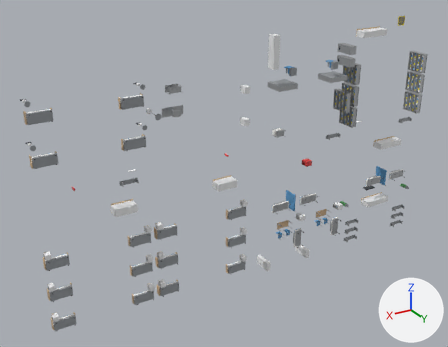
The OBJ model robot/ros2_ws/src/geraldo_description/meshes/hospital/hospital_mobiliario.obj: old version first, new version second.
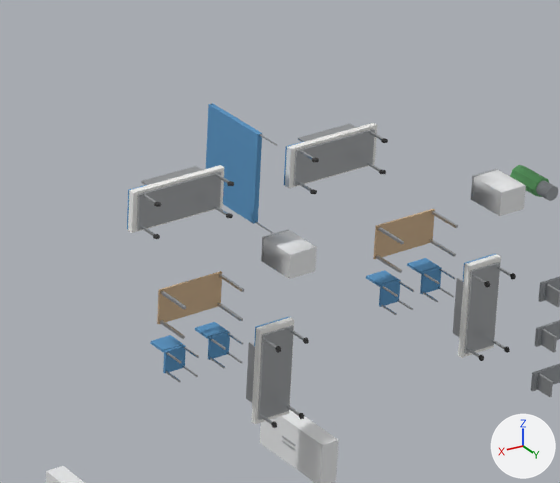
The first picture shows the older version from a 50 mm camera at (53.7, 44.5, 36.9) aimed at (25.7, -2.1, 13.5). The close-ups show the older and then the newer version on the part from 56% to 78% of the width and 49% to 74% of the height of that picture. Only the edits that show in the close-ups are written down. The axes (+X, +Y, +Z) are drawn at lower right. The lights are the same throughout. Where no turn or scale is listed for an object, it has been applied to the vertices. Vertices at exactly the same position are counted once.

In view in the first close-up: 'armario_1', 'cadeira_4', 'cortina_2', 'maca_1', 'maca_2', 'maca_5', 'maca_6', 'mesa_1', 'mesa_2', 'pia_1', 'pia_2', 'planta_2' and 7 more.
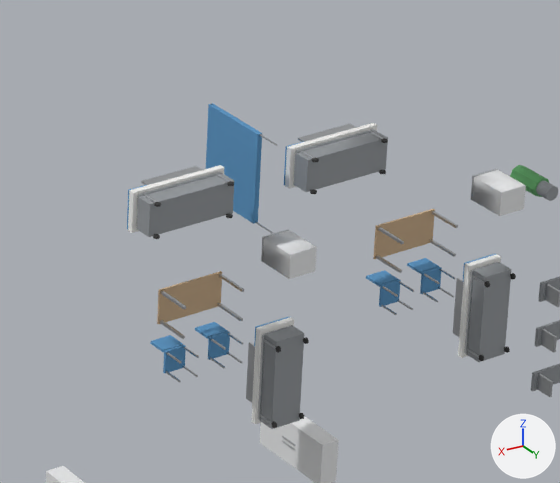
Boxes [x1, y1, x2, y2] around the edits, measured in the close-ups (560 x 483 px):
'maca_2', reshaped
    before: [246, 317, 309, 428]
    after: [246, 317, 309, 429]
'maca_1', reshaped
    before: [453, 254, 516, 361]
    after: [453, 254, 516, 362]
part 1 of me_maca_1, added
    after: [467, 262, 512, 362]
part 2 of me_maca_2, added
    after: [260, 325, 304, 429]
part 3 of me_maca_5, added
    after: [294, 131, 388, 192]
part 4 of me_maca_6, added
    after: [137, 173, 234, 237]

What changed in the scene script:
```text
Change me_maca_1:
    used by ob_maca_1; location = (0.0, 0.0, 0.0)
    remove me_maca_1.from_pydata(...)  # 208 vertices, 132 faces; spans x 12.2..13.0, y -0.84..0.0, z 4.0..6.0
    add me_maca_1.from_pydata(...)  # 216 vertices, 138 faces; spans x 12.2..13.0, y -0.84..0.0, z 4.0..6.0
    me_maca_1 part 1: a new loose piece, a box spanning x 12.28..12.93, y -0.48..-0.12, z 4.07..5.93, in mat_plastico_cinza (grey #95999e)
    add me_maca_1.materials.append(mat_plastico_cinza)  # grey #95999e
Change me_maca_2:
    used by ob_maca_2; location = (0.0, 0.0, 0.0)
    remove me_maca_2.from_pydata(...)  # 208 vertices, 132 faces; spans x 17.2..18.0, y -0.84..0.0, z 4.0..6.0
    add me_maca_2.from_pydata(...)  # 216 vertices, 138 faces; spans x 17.2..18.0, y -0.84..0.0, z 4.0..6.0
    me_maca_2 part 2: a new loose piece, a box spanning x 17.27..17.93, y -0.48..-0.12, z 4.07..5.93, in mat_plastico_cinza (grey #95999e)
    add me_maca_2.materials.append(mat_plastico_cinza)  # grey #95999e
Change me_maca_5:
    used by ob_maca_5; location = (0.0, 0.0, 0.0)
    remove me_maca_5.from_pydata(...)  # 208 vertices, 132 faces; spans x 15.5..17.5, y -0.84..0.0, z 8.8..9.6
    add me_maca_5.from_pydata(...)  # 216 vertices, 138 faces; spans x 15.5..17.5, y -0.84..0.0, z 8.8..9.6
    me_maca_5 part 3: a new loose piece, a box spanning x 15.57..17.42, y -0.48..-0.12, z 8.88..9.52, in mat_plastico_cinza (grey #95999e)
    add me_maca_5.materials.append(mat_plastico_cinza)  # grey #95999e
Change me_maca_6:
    used by ob_maca_6; location = (0.0, 0.0, 0.0)
    remove me_maca_6.from_pydata(...)  # 208 vertices, 132 faces; spans x 19.0..21.0, y -0.84..0.0, z 8.8..9.6
    add me_maca_6.from_pydata(...)  # 216 vertices, 138 faces; spans x 19.0..21.0, y -0.84..0.0, z 8.8..9.6
    me_maca_6 part 4: a new loose piece, a box spanning x 19.08..20.92, y -0.48..-0.12, z 8.88..9.52, in mat_plastico_cinza (grey #95999e)
    add me_maca_6.materials.append(mat_plastico_cinza)  # grey #95999e
```
